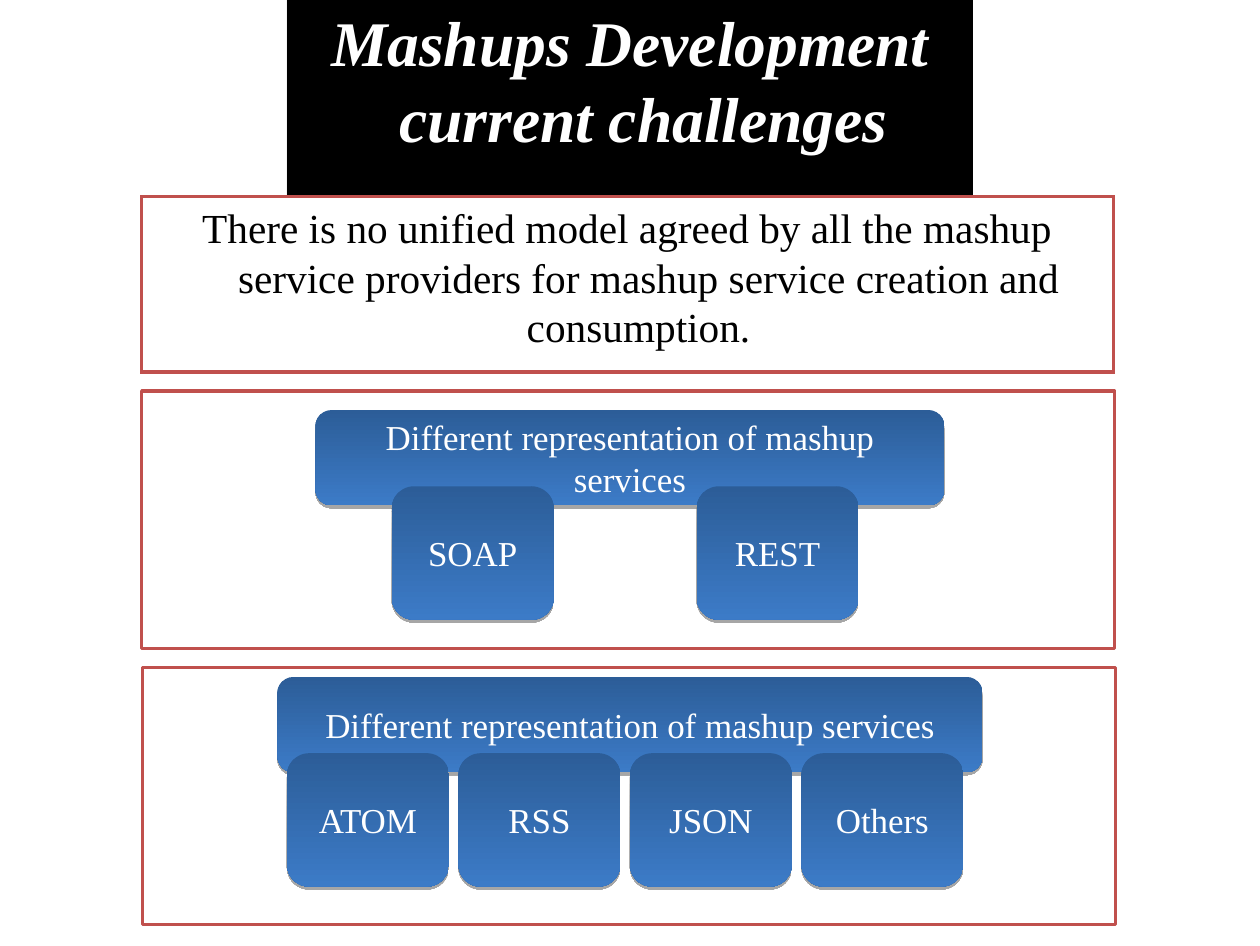
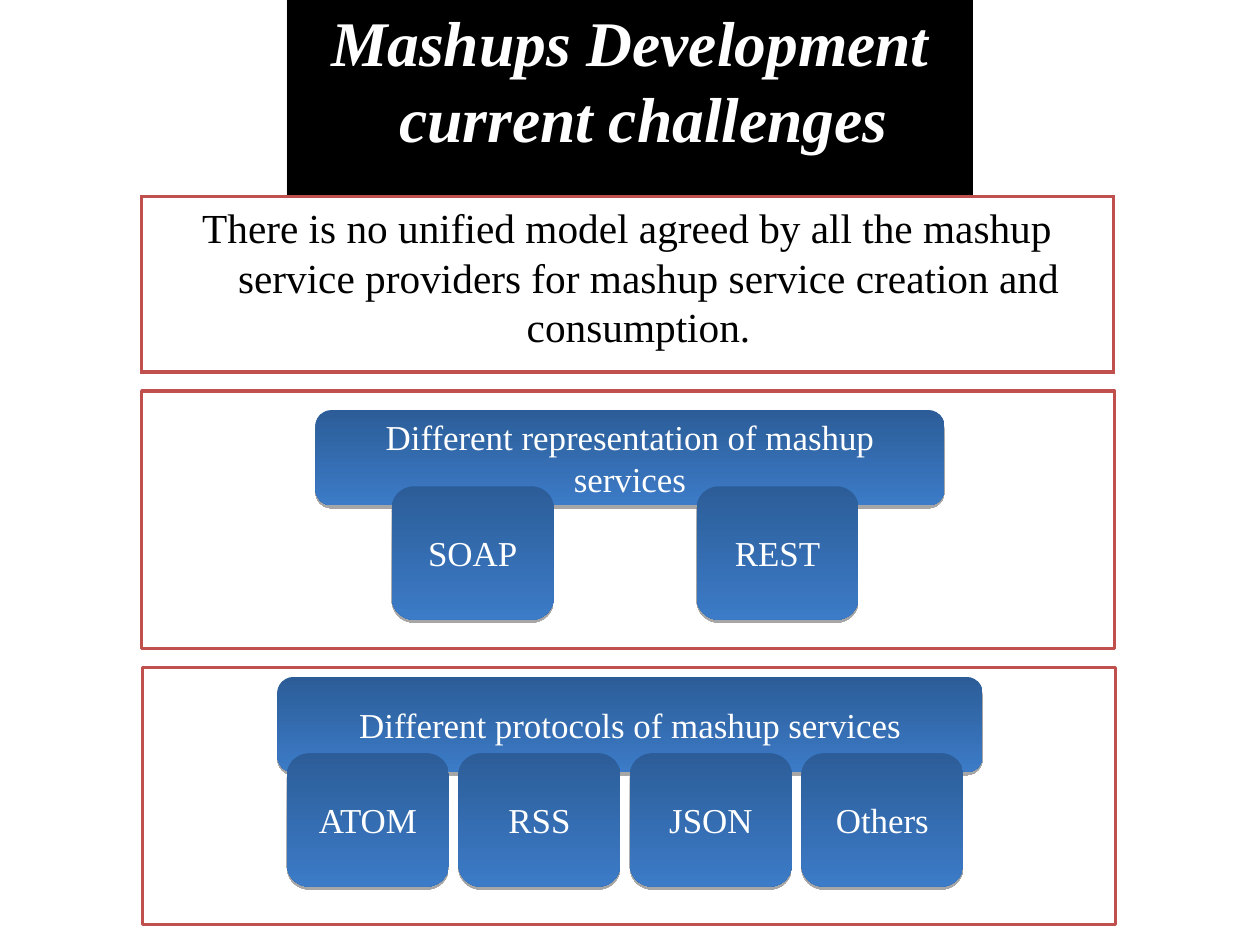
Before and after one commit to demo007/mashups4jsf, a slide deck: slide 11 of overview-architecture/JavaOne-2010/S314070_BURNS_SALEH_MASHUPS.odp (slide 10 before the commit). Drawn at 1260x946 pixels with LibreOffice and Linux fonts; fonts in the diff are those of the drawing. Boxes give left, top, right and bottom in pixels: in the first picture for what was removed or moved away, otherwise in the second. Text is boxed around its words. In the diff, an @@ line names an element or a change of style, - is before the commit and + after.

```diff
--- a/overview-architecture/JavaOne-2010/S314070_BURNS_SALEH_MASHUPS.odp
+++ b/overview-architecture/JavaOne-2010/S314070_BURNS_SALEH_MASHUPS.odp
@@ text in freeform shape at [359,713,900,746]: text changed @@
-Different representation of mashup services
+Different protocols of mashup services
```
Also in this commit, not shown: 7 other slides changed, 1 slide added.
